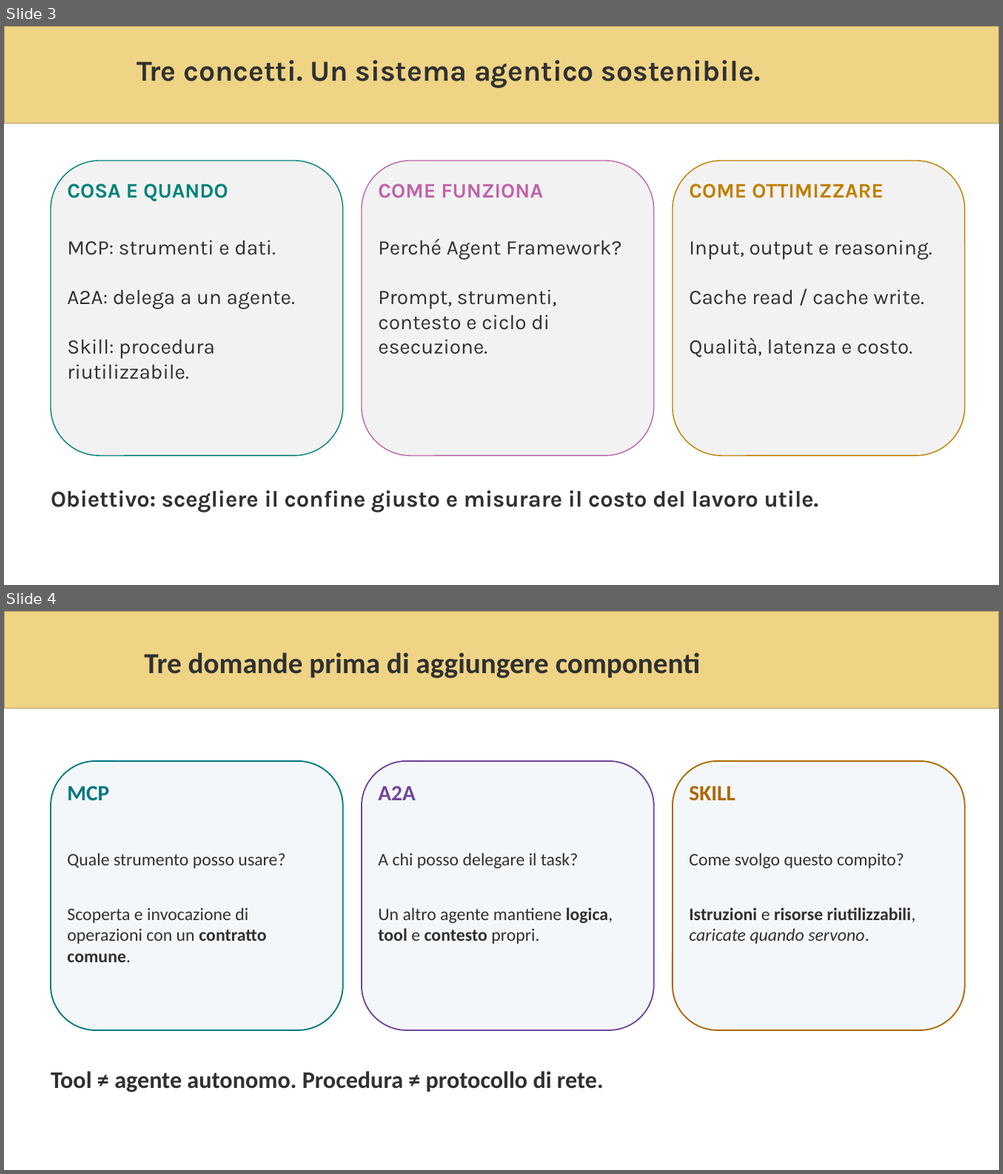
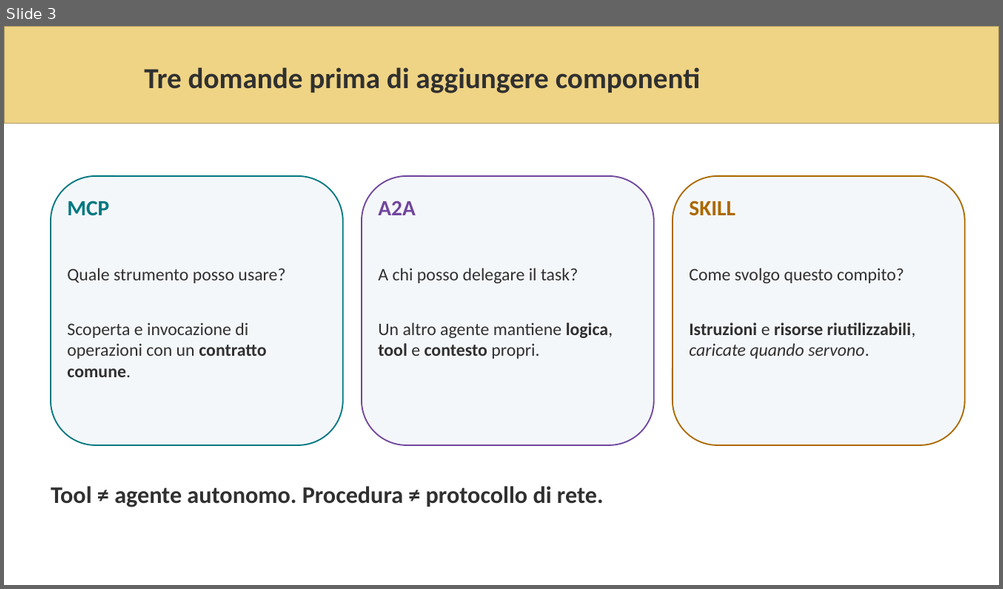
Before and after one commit to andreatosato/AzureDayTorino2026, a slide deck: presentazione/AIAzureDayTorino2026_1304496_Tosato.pptx. Shown one above the other, each under a label of ours: slides 3 and 4 before the commit, slide 3 after it. The pictures are 1003x1174 and 1003x589 pixels, drawn with LibreOffice and Linux fonts; fonts in the diff are those of the drawing; background and template pictures are left out. Boxes give left, top, right and bottom in pixels: in the first picture for what was removed or moved away, otherwise in the second. Text is boxed around its words. In the diff, an @@ line names an element or a change of style, - is before the commit and + after.

```diff
--- a/presentazione/AIAzureDayTorino2026_1304496_Tosato.pptx
+++ b/presentazione/AIAzureDayTorino2026_1304496_Tosato.pptx
@@ slide 3 removed at (x1=4, y1=26, x2=999, y2=585), background #FFFFFF; not listed: 1 template element that a slide beside it also shows @@
@@ text removed at (x1=136, y1=60, x2=760, y2=88) @@
-Tre concetti. Un sistema agentico sostenibile.
@@ rounded rectangle removed at (x1=51, y1=161, x2=343, y2=457) @@
@@ rounded rectangle removed at (x1=361, y1=161, x2=654, y2=457) @@
@@ rounded rectangle removed at (x1=672, y1=161, x2=965, y2=457) @@
@@ text removed at (x1=67, y1=184, x2=228, y2=201) @@
-COSA E QUANDO
@@ text removed at (x1=378, y1=184, x2=543, y2=198) @@
-COME FUNZIONA
@@ text removed at (x1=688, y1=184, x2=883, y2=198) @@
-COME OTTIMIZZARE
@@ text removed at (x1=67, y1=240, x2=295, y2=380) @@
-MCP: strumenti e dati.
-A2A: delega a un agente.
-Skill: procedura riutilizzabile.
@@ text removed at (x1=378, y1=238, x2=621, y2=355) @@
-Perché Agent Framework?
-Prompt, strumenti, contesto e ciclo di esecuzione.
@@ text removed at (x1=688, y1=240, x2=932, y2=358) @@
-Input, output e reasoning.
-Cache read / cache write.
-Qualità, latenza e costo.
@@ text removed at (x1=51, y1=491, x2=819, y2=513) @@
-Obiettivo: scegliere il confine giusto e misurare il costo del lavoro utile.
@@ what was slide 4 is now slide 3 @@
```
Also in this commit, not shown: 4 slides changed, 2 other slides removed, 1 other file.
